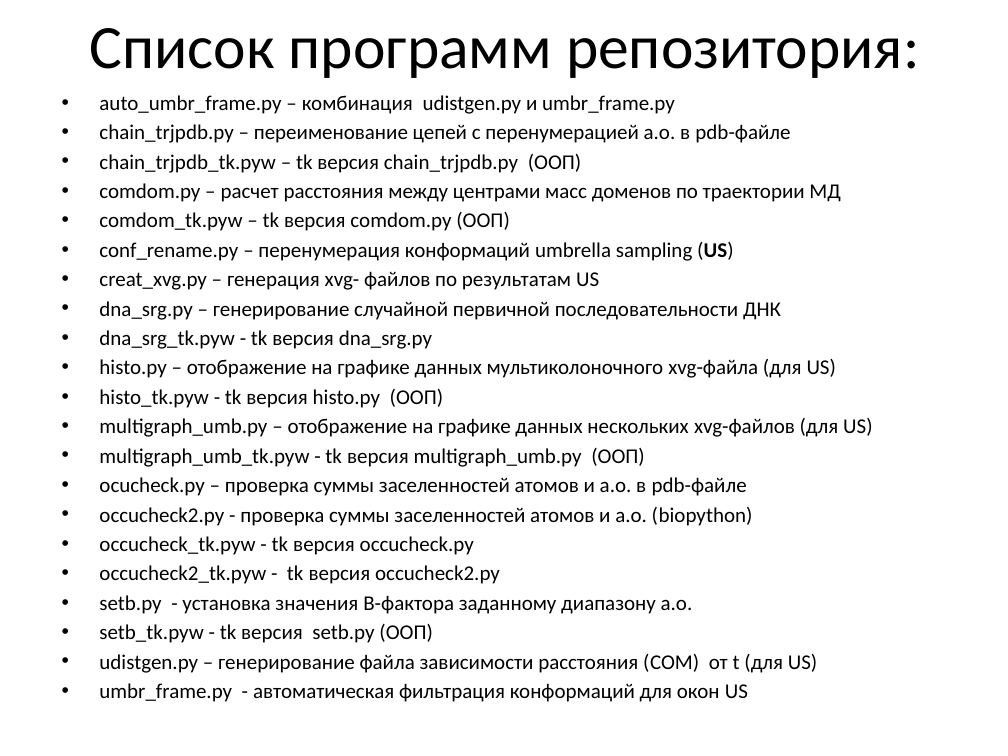
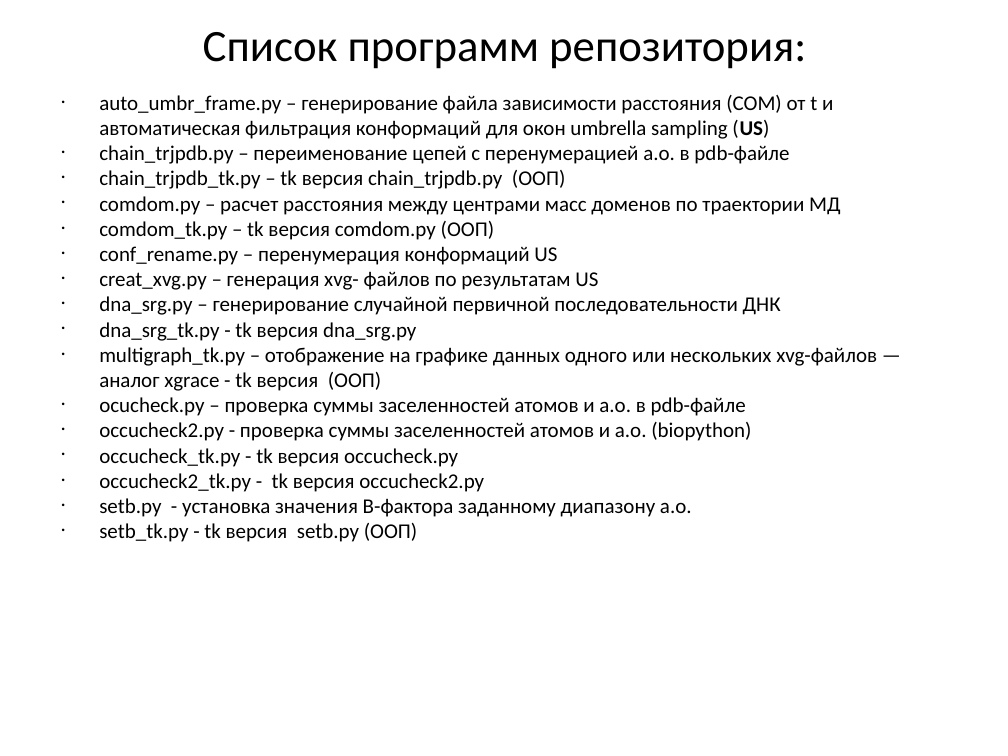
Before and after one commit to alashkov83/md_utils, a slide deck: slide 4 of readme.pptx. Drawn at 1008x756 pixels with LibreOffice and Linux fonts; fonts in the diff are those of the drawing; background and template pictures are left out. Boxes give left, top, right and bottom in pixels: in the first picture for what was removed or moved away, otherwise in the second. Text is boxed around its words. In the diff, an @@ line names an element or a change of style, - is before the commit and + after.

```diff
--- a/readme.pptx
+++ b/readme.pptx
@@ text "Список программ репозитория:" at (203, 32, 806, 69): size 44 to 32 pt @@
@@ text at (99, 95, 833, 139): text changed @@
-• auto_umbr_frame.py – комбинация udistgen.py и umbr_frame.py
+• auto_umbr_frame.py – генерирование файла зависимости расстояния (COM) от t и автоматическая фильтрация конформаций для окон umbrella sampling (US)
@@ text at (99, 145, 840, 517): indent changed; less space between paragraphs @@
@@ text at (99, 170, 566, 189): text changed @@
-• chain_trjpdb_tk.pyw – tk версия chain_trjpdb.py (ООП)
+• chain_trjpdb_tk.py – tk версия chain_trjpdb.py (ООП)
@@ text at (99, 221, 557, 265): text changed @@
-• comdom_tk.pyw – tk версия comdom.py (ООП)
-• conf_rename.py – перенумерация конформаций umbrella sampling (US)
+• comdom_tk.py – tk версия comdom.py (ООП)
+• conf_rename.py – перенумерация конформаций US
@@ text at (99, 322, 877, 391): text changed @@
-• dna_srg_tk.pyw - tk версия dna_srg.py
-• histo.py – отображение на графике данных мультиколоночного xvg-файла (для US)
-• histo_tk.pyw - tk версия histo.py (ООП)
-• multigraph_umb.py – отображение на графике данных нескольких xvg-файлов (для US)
-• multigraph_umb_tk.pyw - tk версия multigraph_umb.py (ООП)
+• dna_srg_tk.py - tk версия dna_srg.py
+• multigraph_tk.py – отображение на графике данных одного или нескольких xvg-файлов — аналог xgrace - tk версия (ООП)
@@ text at (99, 448, 484, 492): text changed @@
-• occucheck_tk.pyw - tk версия occucheck.py
-• occucheck2_tk.pyw - tk версия occucheck2.py
+• occucheck_tk.py - tk версия occucheck.py
+• occucheck2_tk.py - tk версия occucheck2.py
@@ text at (99, 523, 418, 542): text changed @@
-• setb_tk.pyw - tk версия setb.py (ООП)
-• udistgen.py – генерирование файла зависимости расстояния (COM) от t (для US)
-• umbr_frame.py - автоматическая фильтрация конформаций для окон US
+• setb_tk.py - tk версия setb.py (ООП)
```
Also in this commit, not shown: 4 other slides changed, 8 other files.
